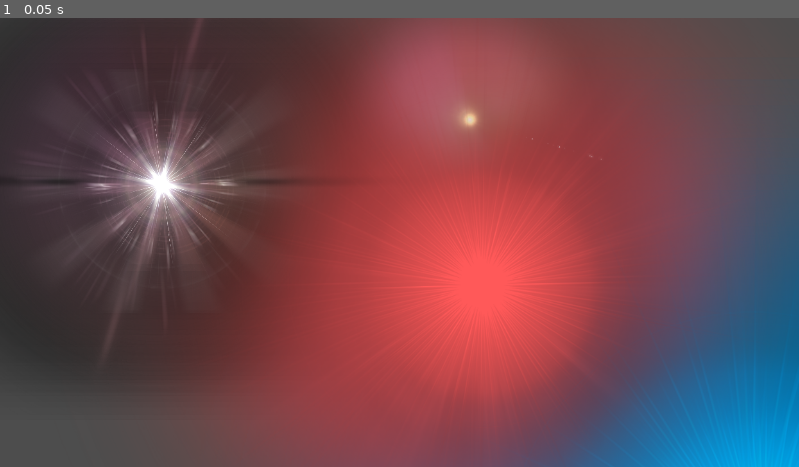
Above: before the commit, frame 1.
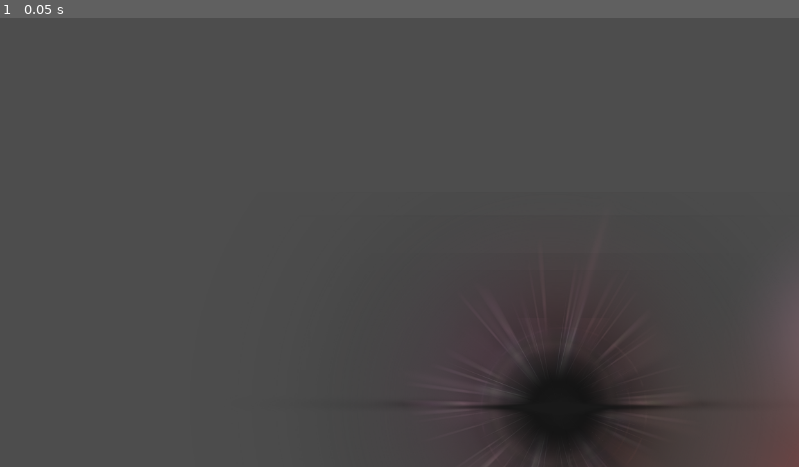
Above: after the commit, the same moment.

Repository: RedChaosWolf92/StarGenerationPracticeMKI
Game: Godot game, scene res://Galaxy/galaxy1.tscn
Same seed, same stepped clock (60 frames per second), same inputs: the game is played once before the commit and once after it.
Inputs:
- Up to frame 1 (0.05 s): no input

The runs differ from the first frame. In frame 1, 83% of the frame differs, in the area x 0-100%, y 0-100%.
Error after the commit: Invalid call to function 'add_star' in base 'Node2D (stars.gd)'. Expected 1 arguments. (res://Galaxy/galaxy1.gd:12)

Commit message:
Update stars.gd
updated the star node to generate stars in spiral pattern, and have a blackhole as central of the galaxy. 
#has a noticable bug of star being generated on top of the blackhole.

Diff:
--- a/Galaxy/Stars/stars.gd
+++ b/Galaxy/Stars/stars.gd
@@ -2,38 +2,76 @@
 
 var star_types = []
 const MAX_ATTEMPTS = 10
+const Spiral_Dis = 1000
+const Spiral_tight = 50
+
+var numArms = 2
+var blackHole = preload("res://Galaxy/Stars/BlackHole.tscn").instantiate() # gets the black hole node in Stars
 
 
 # Called when the node enters the scene tree for the first time.
 func _ready():
 	randomize()
+	centralBlackHole()
 	#getting the child 'star' nodes
 	for child in get_children():
 		if child is StaticBody2D:
 			star_types.append(child)
 
-func is_position_valid(newStar,pos):
-	for star in get_children():
-		var starDis = star.global_position.distance_to(pos)
-		if starDis < newStar.star_radius + star.star_radius:
-			return false
-	return true
+func centralBlackHole():
+	blackHole.global_position = Vector2.ZERO # center location of the screen
+	blackHole.scale = Vector2(0.85,0.85)
+	add_child(blackHole)
 
-func add_star():
+func generate_spiral(starsNum: int, Arms: int, safeDis: float) -> Vector2:
+	var angle = 0.3 * starsNum + Arms * (2 * PI / numArms) # adjust this value to change the distance between stars in the spiral
+	var rad = Spiral_Dis + Spiral_tight * angle
+
+	#adding the safe distance tp 'rad'
+	rad += safeDis
+	return Vector2(cos(angle), sin(angle)) * rad
+
+func chooseStar():
+	var ran = randf()
+	var total_Prob = 0.0
+
+	for ct in range(get_child_count()):
+		total_Prob += get_child(ct).probability
+		if ran <= total_Prob:
+			return get_child(ct)
+
+	return get_child(0)
+
+#func is_position_valid(newStar,pos):
+#	for star in get_children():
+#		var starDis = star.global_position.distance_to(pos)
+#		if starDis < newStar.star_radius + star.star_radius:
+#			return false
+#	return true
+
+func add_star(starsNum: int):
 	var star_type = star_types[randi() % star_types.size()]
-	var newStar = star_type.duplicate()
+	var newStar = chooseStar().duplicate()
+	var Arms = starsNum % numArms
 	#position of stars
-	var pos = Vector2.ZERO
+	var pos
 	var attempts = 0
+	#finding the safe distance from blackhole
+	var safeDis = blackHole.star_radius
+	#if first star (starnums ==0), then generate it at least position equal to safe_distance
+	if starsNum == 0:
+		pos = get_viewport_rect().size / 2 + Vector2(0, safeDis)
+	else:
+		pos = get_viewport_rect().size / 2 + generate_spiral(starsNum, Arms, safeDis)
 
-	pos.x = randf_range(-250, get_viewport_rect().size.x + 250)
-	pos.y = randf_range(-250, get_viewport_rect().size.y + 250)
+	newStar.global_position = pos
+
 	attempts += 1
 	if attempts > MAX_ATTEMPTS:
 		print("Failed to find a valid position for the star after", MAX_ATTEMPTS, "attempts.")
 
-	while not is_position_valid(newStar,pos):
-		newStar.global_position = pos
+#	while not is_position_valid(newStar,pos):
+#		newStar.global_position = pos
 
 	add_child(newStar)
 
